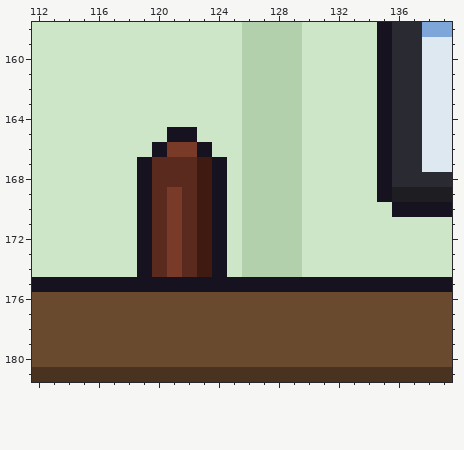
File history of a pixel-art file, office/site_vet_office_a.aseprite. That is the earlier state.
320x320 pixels, 1 frame. Colours within 5 levels of each other are drawn and written as one. Shown: x 112..139, y 158..181.
After:
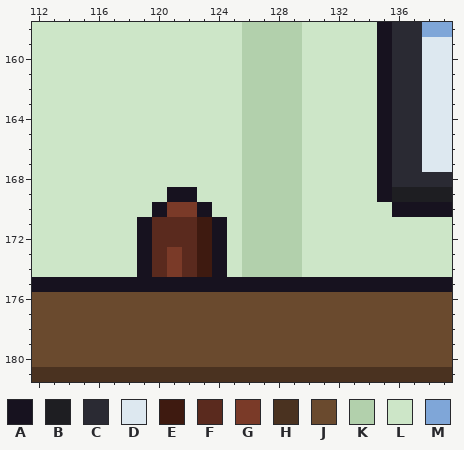
Palette (. is transparent): A #17121f  B #1e1e22  C #2a2a33  D #dde8f0  E #3e1a10  F #5a2a1e  G #7a3a28  H #4a3220  J #6a4a2e  K #b2d0ac  L #cde6c8  M #7fa6d8
Difference:
Layer "Chair":
y 165: x 121..122 AA -> LL
y 166: x 120..123 AGGA -> LLLL
y 167..168: x 119..124 AFFFEA -> LLLLLL
y 169: x 119..124 AFGFEA -> LLAALL
y 170: x 119..120 AF -> LA; x 122..124 FEA -> GAL
y 171..172: x 121 G -> F
Boxes around the changes in both pictures, in picture pixels (x1, y1, x2, y2):
changed: (137, 127, 227, 247)
